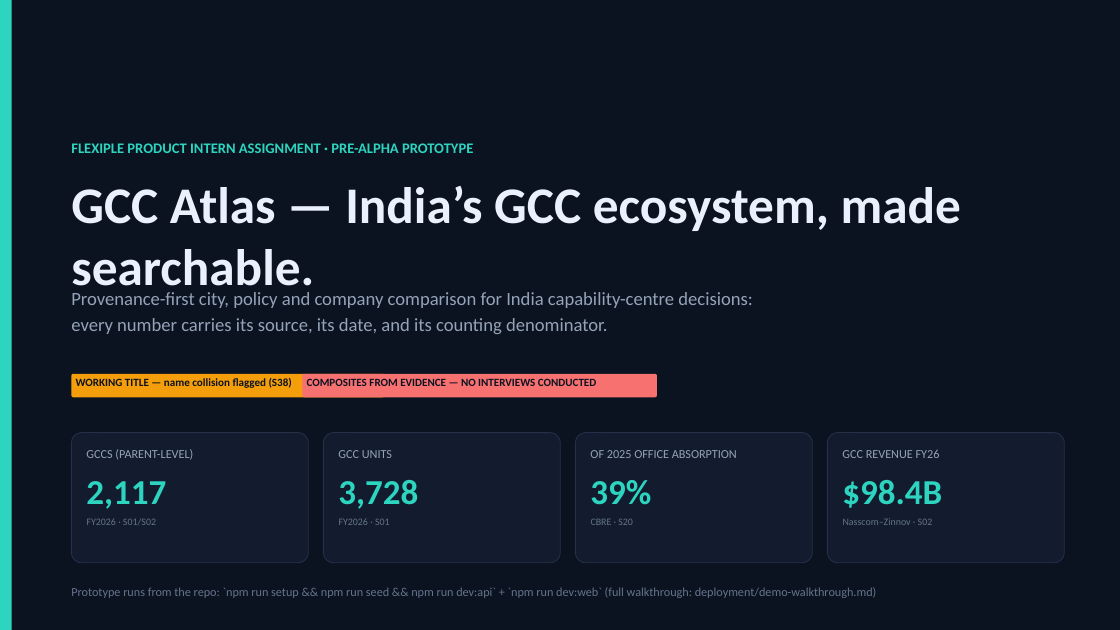
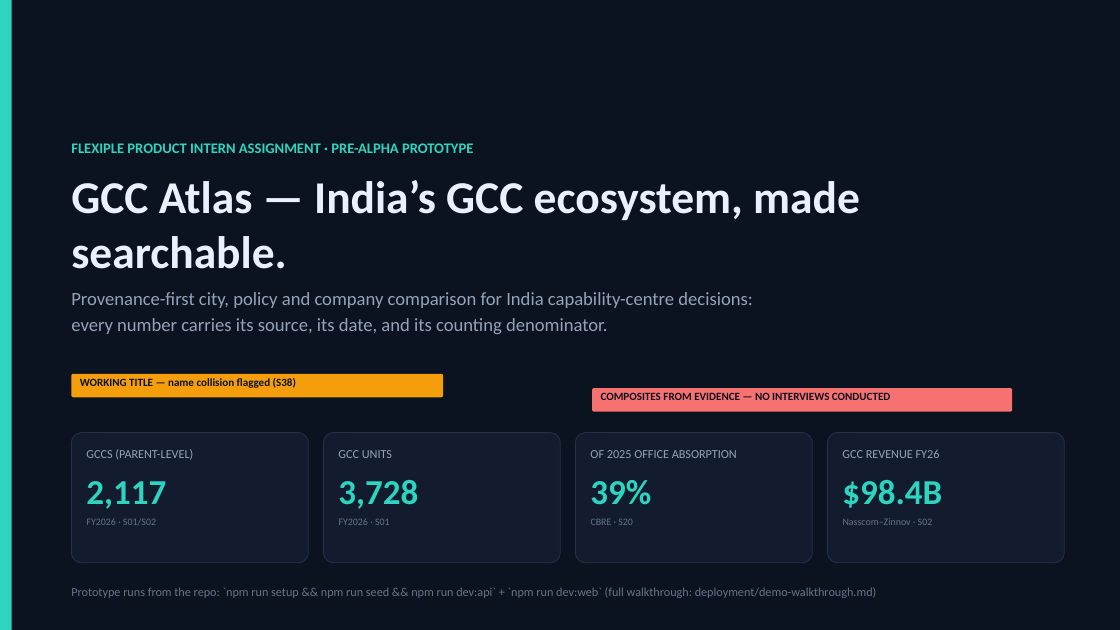
Before and after one commit to Guptsonu22/GCC-ATLAS, a slide deck: slide 1 of product/deck/gcc-atlas-strategy-deck.pptx. Drawn at 1120x630 pixels with LibreOffice and Linux fonts; fonts in the diff are those of the drawing. Boxes give left, top, right and bottom in pixels: in the first picture for what was removed or moved away, otherwise in the second. Text is boxed around its words. In the diff, an @@ line names an element or a change of style, - is before the commit and + after.

```diff
--- a/product/deck/gcc-atlas-strategy-deck.pptx
+++ b/product/deck/gcc-atlas-strategy-deck.pptx
@@ text "GCC Atlas — India’s GCC ..." at [71,180,860,269]: size 44 to 39 pt @@
@@ rounded rectangle: place and size @@
-rounded rectangle at [71,374,385,397]
+rounded rectangle at [71,374,443,397]
@@ text "WORKING TITLE — name collision ...": place and size @@
-text "WORKING TITLE — name collision ..." at [76,378,292,388]
+text "WORKING TITLE — name collision ..." at [80,378,296,388]
@@ rounded rectangle: place and size @@
-rounded rectangle at [302,374,657,397]
+rounded rectangle at [592,388,1012,412]
@@ text "COMPOSITES FROM EVIDENCE — NO ...": place and size @@
-text "COMPOSITES FROM EVIDENCE — NO ..." at [307,378,596,386]
+text "COMPOSITES FROM EVIDENCE — NO ..." at [601,392,890,400]
```
Also in this commit, not shown: 5 other slides changed, 3 other files.
